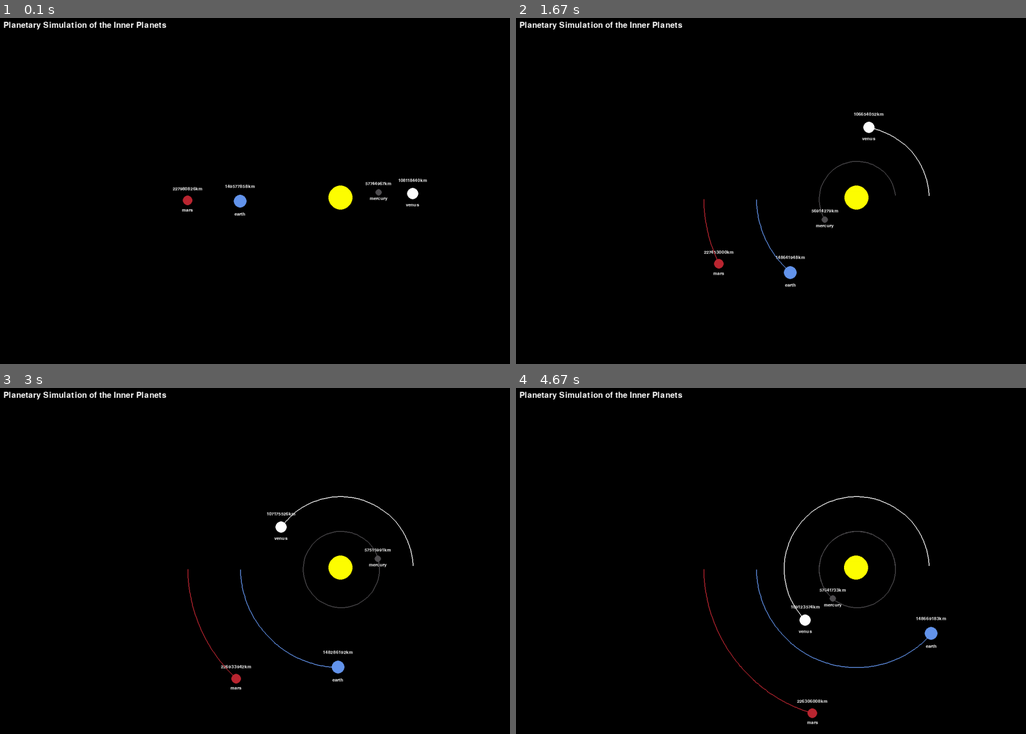
Above: before the commit, frames 1-4 (two rows, left to right).
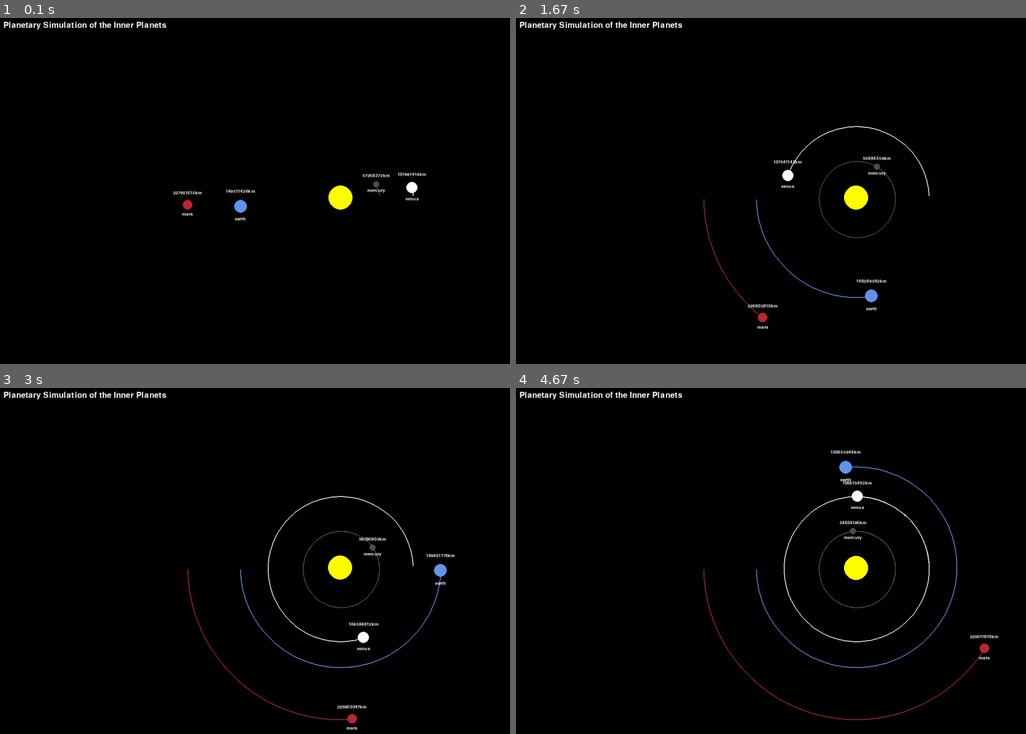
Above: after the commit, the same moments.

Repository: fischettijw/Abigail---vsCode
Game: pygame game, started from Planets/milky_way_planetary_simulation.py
The game is run twice, just before and just after one commit, with the same random seed, the same clock (stepped at 60 frames per second) and the same inputs.
Inputs:
- Up to frame 1 (0.1 s): no input
- Up to frame 2 (1.67 s): no input
- Up to frame 3 (3 s): no input
- Up to frame 4 (4.67 s): no input

The runs differ from the first frame. In frame 1, 0.7% of the frame differs, in the area x 33-84%, y 44-59%; in frame 2, 1.1%; in frame 3, 1.2%; in frame 4, 1.4%, in the area x 53-95%, y 17-98%.

Commit message:
STOP_AFTER modificatios

Diff:
--- a/Planets/milky_way_planetary_simulation.py
+++ b/Planets/milky_way_planetary_simulation.py
@@ -21,7 +21,7 @@
 FONT_title_text = pygame.font.SysFont("comicsans", 30)
 
 title_text = FONT_title_text.render(program_title, True, WHITE)
-title_text.get_rect()
+# title_text.get_rect()
 # print(title_text.get_rect())
 
 
@@ -31,7 +31,7 @@
     SIZE_SCALE = 250 / AU  # 1AU = 100 pixels if 250
     TIMESTEP = 3600*24  # 1 day in seconds
     CENTER_OFFSET = 200
-    STOP_AFTER = 900
+    STOP_AFTER = 900  # trial and error
 
     def __init__(self, name, x, y, radius, color, mass, y_vel, y_vel_change=1):
         self.name = name
@@ -42,13 +42,25 @@
         self.mass = mass
 
         self.orbit = []
-        # self.sun = False
         self.distance_to_sun = 0
 
         self.x_vel = 0
         self.y_vel = y_vel * y_vel_change
 
     def draw(self, win):
+        # draw orbits (stop after STOP_AFTER points)
+        if len(self.orbit) > 2:
+            updated_points = []
+            for point in self.orbit:
+                x, y = point
+                x = x * self.SIZE_SCALE + WIDTH / 2 + Planet.CENTER_OFFSET
+                y = y * self.SIZE_SCALE + HEIGHT / 2
+
+                if len(updated_points) < Planet.STOP_AFTER:
+                    updated_points.append((x, y))
+
+            pygame.draw.lines(win, self.color, False, updated_points, 2)
+
         # draw Planets
         x = self.x * self.SIZE_SCALE + WIDTH / 2 + Planet.CENTER_OFFSET
         y = self.y * self.SIZE_SCALE + HEIGHT / 2
@@ -65,20 +77,6 @@
             planet_text = FONT_distance_to_sun_text.render(self.name, 1, WHITE)
             win.blit(planet_text, (x - planet_text.get_width()/2,
                                    y - planet_text.get_height()/2 + 2*self.radius))
-
-        # draw orbits (stop after STOP_AFTER points - trial and error)
-        if len(self.orbit) > 2:
-            updated_points = []
-            for point in self.orbit:
-                x, y = point
-                x = x * self.SIZE_SCALE + WIDTH / 2 + Planet.CENTER_OFFSET
-                y = y * self.SIZE_SCALE + HEIGHT / 2
-
-                if len(updated_points) < Planet.STOP_AFTER:
-                    updated_points.append((x, y))
-
-            pygame.draw.lines(win, self.color, False, updated_points, 2)
-
 
     def attraction(self, other):
         other_x, other_y = other.x, other.y
@@ -111,7 +109,8 @@
         self.x += self.x_vel * self.TIMESTEP
         self.y += self.y_vel * self.TIMESTEP
 
-        if len(self.orbit) < Planet.STOP_AFTER:         # (stop after STOP_AFTER points - trial and error)
+        # (stop after STOP_AFTER points)
+        if len(self.orbit) < Planet.STOP_AFTER:
             self.orbit.append((self.x, self.y))
 
 
@@ -121,29 +120,28 @@
 
     # def __init__(self, name, x, y, radius, color, mass, y_vel, y_vel_change=1):
 
-    sun = Planet("sun", 0, 0, 30, YELLOW, 1.98892 * 10**30, 0, 1)
-    # sun.sun = True
+    sun = Planet("sun", 0, 0, 30, YELLOW, 1.98892 * 10**30, 0)
 
     mercury_y_vel_ratio = 1
     mercury = Planet("mercury", 0.387, 0, 8, DARK_GREY,
-                     mercury_y_vel_ratio * 3.30 * 10**23, -47.4 * 1000, 1)
+                     mercury_y_vel_ratio * 3.30 * 10**23, -47.4 * 1000, mercury_y_vel_ratio)
 
     venus_y_vel_ratio = 1
     venus = Planet("venus", 0.723, 0, 14, WHITE,
-                   venus_y_vel_ratio*4.8685 * 10**24, -35.02 * 1000, 1)
+                   venus_y_vel_ratio*4.8685 * 10**24, -35.02 * 1000, venus_y_vel_ratio)
 
     earth_y_vel_ratio = 1
-    earth = Planet("earth", -1, 0, 16, BLUE, earth_y_vel_ratio *
-                   5.9742 * 10**24, 29.783 * 1000, 1)
+    earth = Planet("earth", -1, 0, 16, BLUE,
+                   5.9742 * 10**24, 29.783 * 1000, earth_y_vel_ratio)
 
     mars_y_vel_ratio = 1
-    mars = Planet("mars", -1.524, 0, 12, RED, mars_y_vel_ratio *
-                  6.39 * 10**23, 24.077 * 1000, 1)
+    mars = Planet("mars", -1.524, 0, 12, RED,
+                  6.39 * 10**23, 24.077 * 1000, mars_y_vel_ratio)
 
     planets = [sun, mercury, venus, earth, mars]
 
     while run:
-        clock.tick(30)
+        clock.tick(60)
         SCREEN.fill((0, 0, 0))
 
         for event in pygame.event.get():
